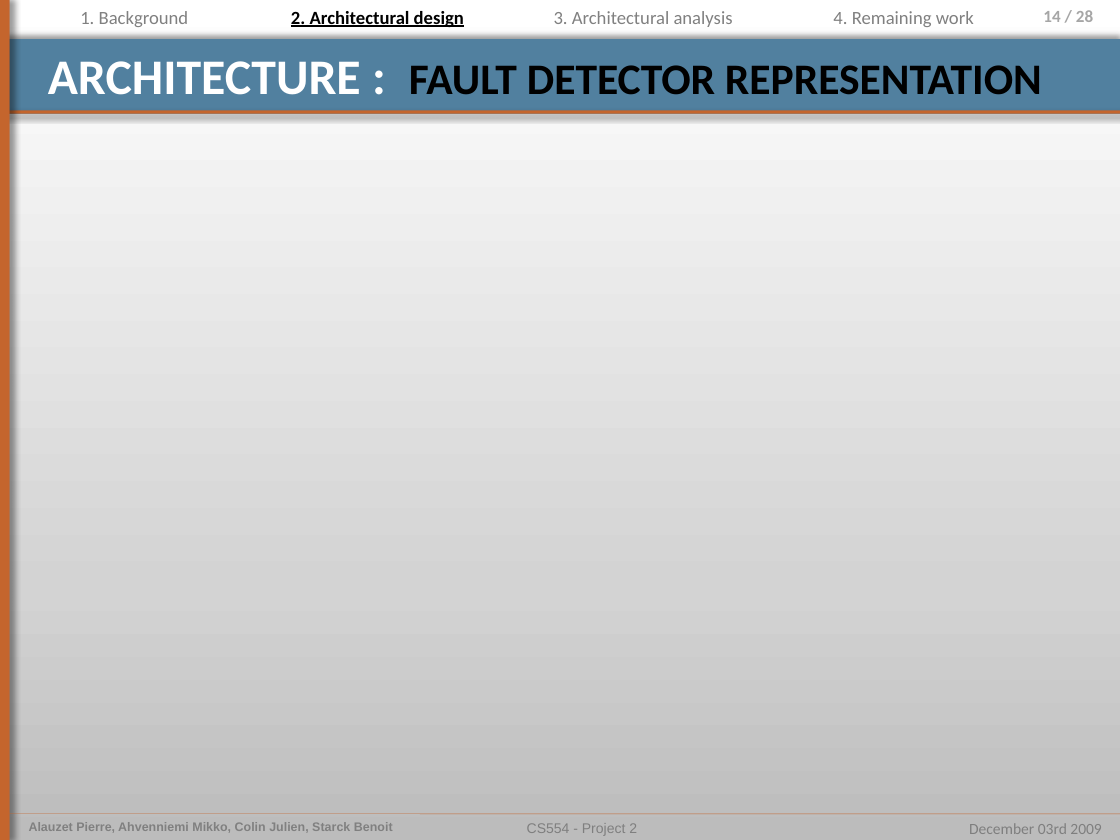
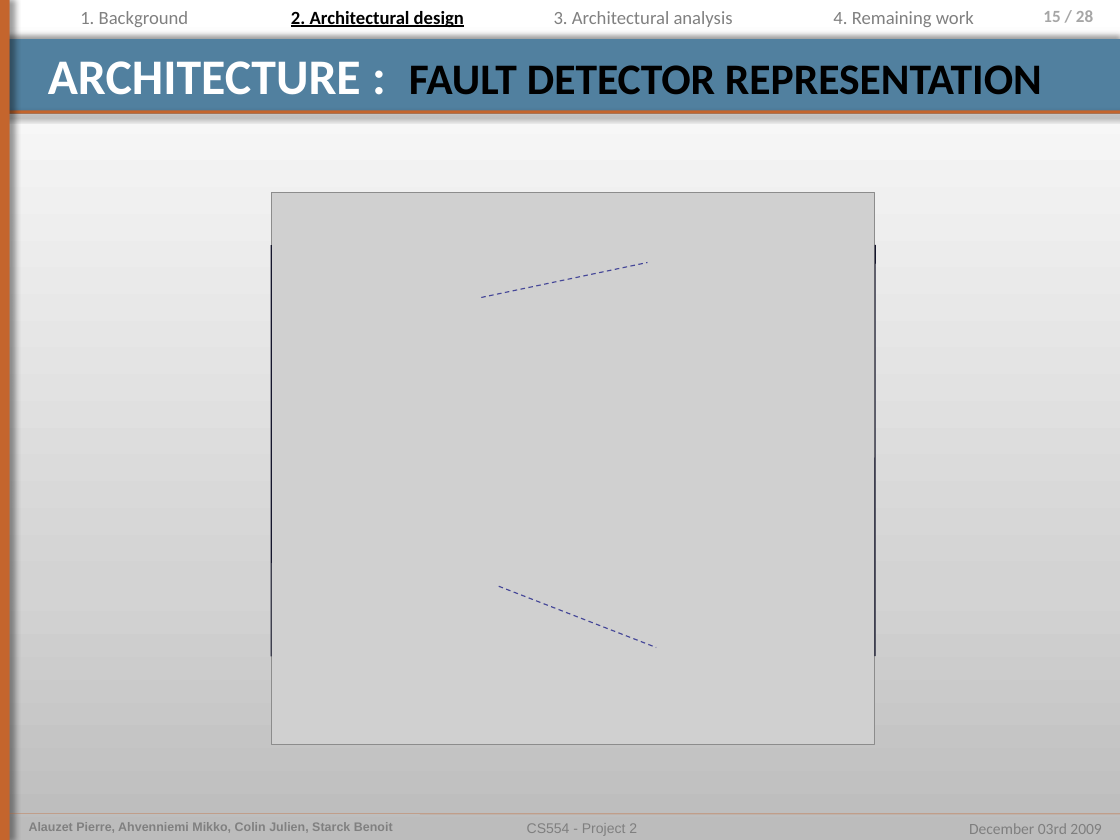
Before and after one commit to pierrealauzet/euroteam, a slide deck: slide 15 of Project 2/Part3/CS554_EuroTeam_Project2_OP6.pptx (slide 14 before the commit). Drawn at 1120x840 pixels with LibreOffice and Linux fonts; fonts in the diff are those of the drawing; grey boxes stand for pictures. Boxes give left, top, right and bottom in pixels: in the first picture for what was removed or moved away, otherwise in the second. Text is boxed around its words. In the diff, an @@ line names an element or a change of style, - is before the commit and + after.

```diff
--- a/Project 2/Part3/CS554_EuroTeam_Project2_OP6.pptx
+++ b/Project 2/Part3/CS554_EuroTeam_Project2_OP6.pptx
@@ page number at <box>1043,10,1093,22</box>: text changed @@
-14 / 28
+15 / 28
@@ picture added at <box>271,193,875,745</box> @@
@@ line added from (271, 245) to (271, 656), #15162D 0.75 pt @@
@@ line added from (482, 298) to (647, 262), #454798 0.75 pt dashed @@
@@ line added from (875, 245) to (875, 656), #15162D 0.75 pt @@
@@ line added from (498, 586) to (656, 647), #454798 0.75 pt dashed @@
```
Also in this commit, not shown: 7 other slides changed, 2 slides added.
